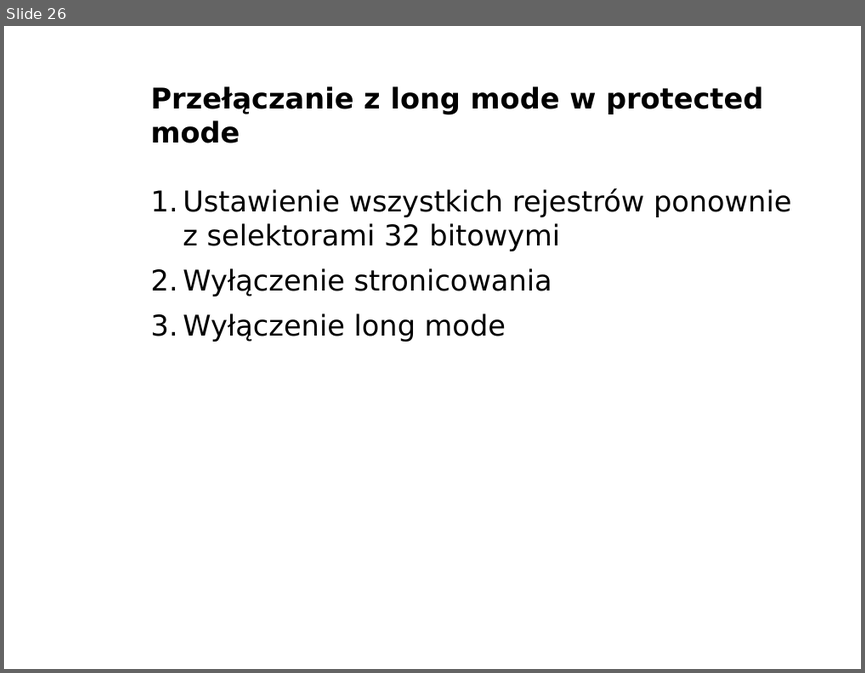
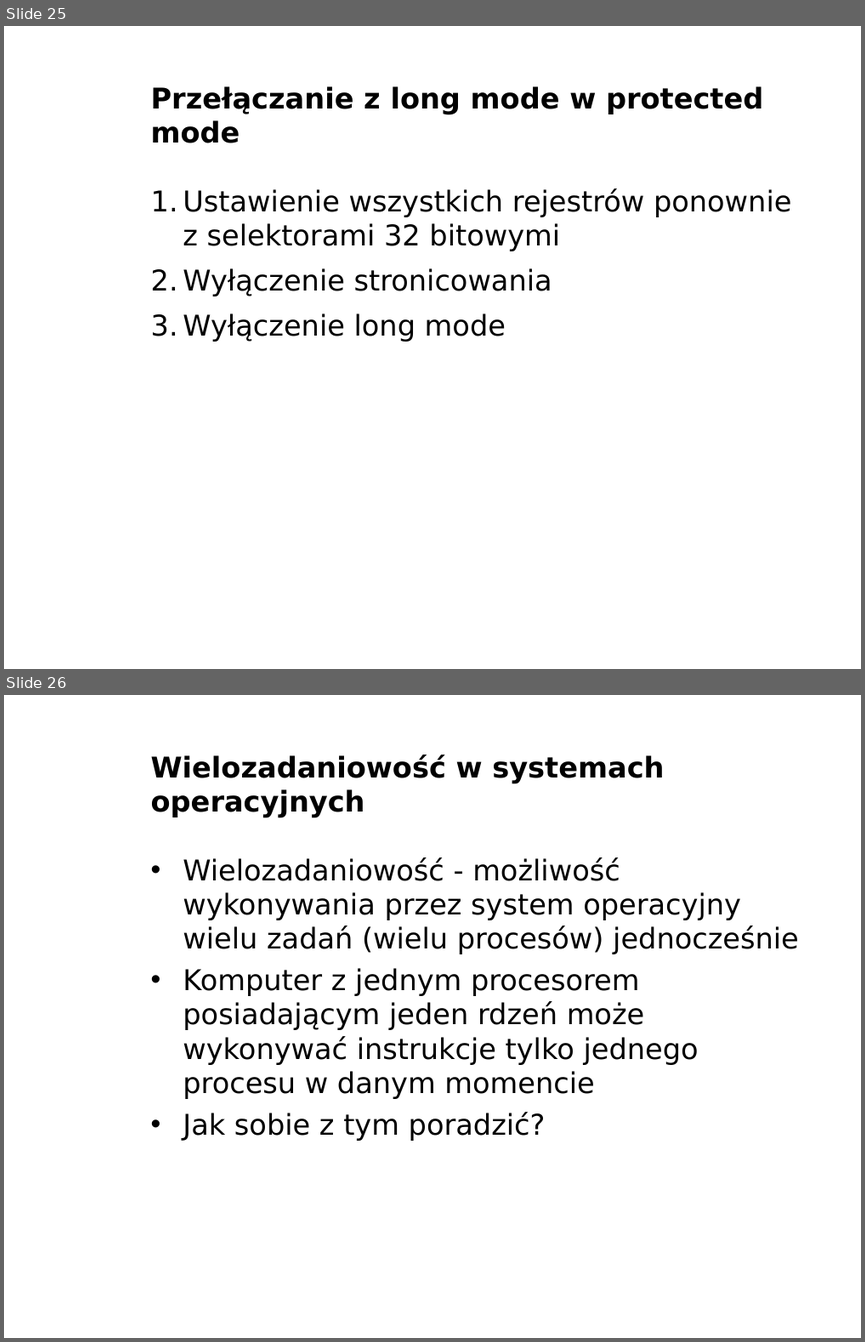
Before and after one commit to bercik/pn_prezentacja, a slide deck: robert/prezentacja.odp. Shown one above the other, each under a label of ours: slide 26 before the commit, slides 25 and 26 after it. The pictures are 865x673 and 865x1342 pixels, drawn with LibreOffice and Linux fonts; fonts in the diff are those of the drawing; background and template pictures are left out. Boxes give left, top, right and bottom in pixels: in the first picture for what was removed or moved away, otherwise in the second. Text is boxed around its words. In the diff, an @@ line names an element or a change of style, - is before the commit and + after.

```diff
--- a/robert/prezentacja.odp
+++ b/robert/prezentacja.odp
@@ slide 26 added at bbox=[4, 695, 861, 1338], background picture (left out) @@
@@ title added at bbox=[151, 755, 664, 818], 24 pt, text #000000, bold @@
+Wielozadaniowość w systemach operacyjnych
@@ text added at bbox=[182, 857, 799, 1140], 24 pt, text #000000 @@
+• Wielozadaniowość - możliwość wykonywania przez system operacyjny wielu zadań (wielu procesów) jednocześnie
+• Komputer z jednym procesorem posiadającym jeden rdzeń może wykonywać instrukcje tylko jednego procesu w danym momencie
+• Jak sobie z tym poradzić?
@@ text added at bbox=[720, 1315, 861, 1338], 11 pt, text #FFFFFF, bold @@
+www.agh.edu.pl
@@ what was slide 26 is now slide 25 @@
```
Also in this commit, not shown: 1 slide changed, 11 other slides added, 3 other files.
